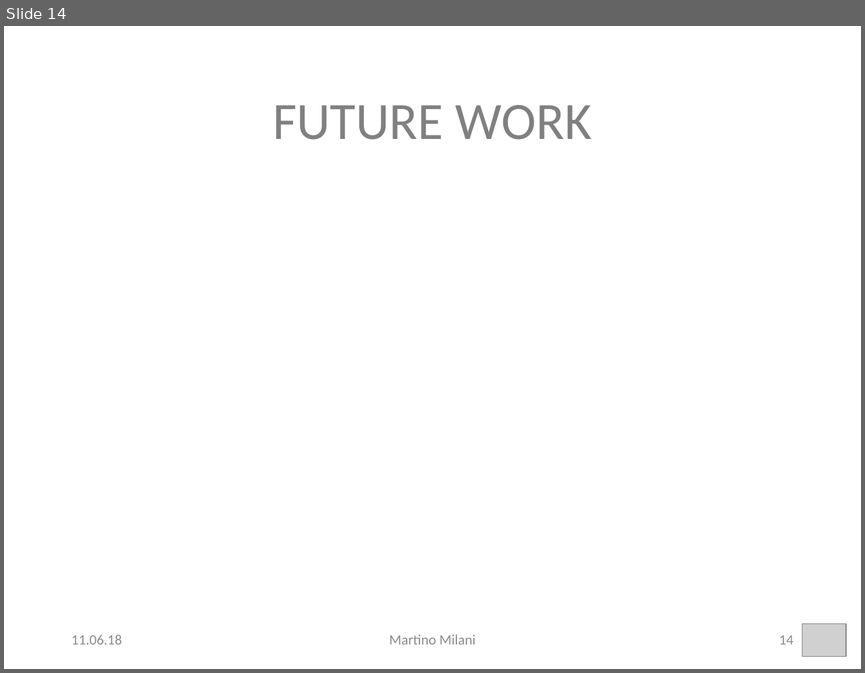
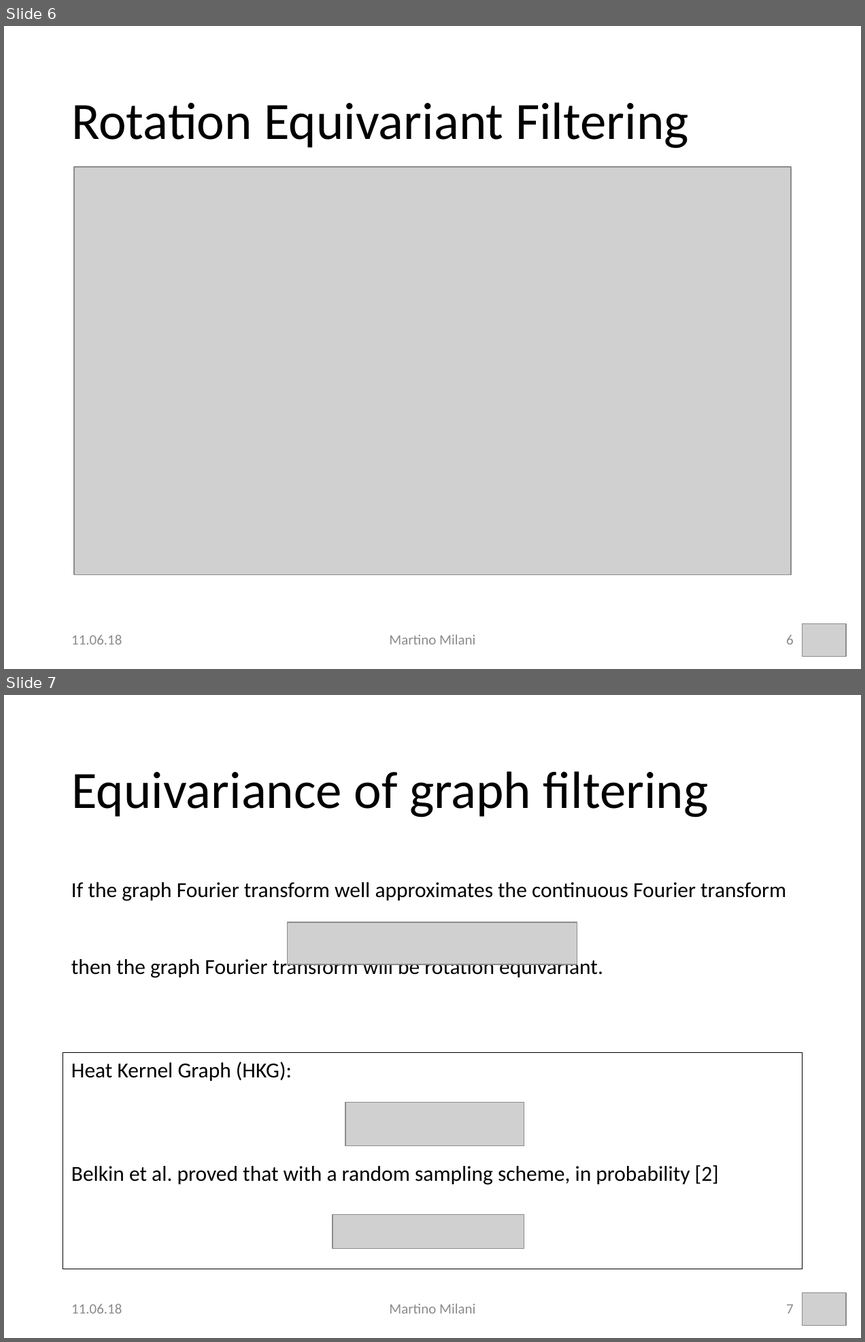
Before and after one commit to MartMilani/PDM, a slide deck: presentation/milani.pptx. Shown one above the other, each under a label of ours: slide 14 before the commit, slides 6 and 7 after it. The pictures are 865x673 and 865x1342 pixels, drawn with LibreOffice and Linux fonts; fonts in the diff are those of the drawing; grey boxes stand for pictures; background and template pictures are left out. Boxes give left, top, right and bottom in pixels: in the first picture for what was removed or moved away, otherwise in the second. Text is boxed around its words. In the diff, an @@ line names an element or a change of style, - is before the commit and + after.

```diff
--- a/presentation/milani.pptx
+++ b/presentation/milani.pptx
@@ slide 7 added at [4,695,861,1338], background #FFFFFF @@
@@ title added at [71,771,708,817], 44 pt, text #000000 @@
+Equivariance of graph filtering
@@ text added at [71,882,786,979], 18 pt, text #000000 @@
+If the graph Fourier transform well approximates the continuous Fourier transform
+then the graph Fourier transform will be rotation equivariant.
@@ picture added at [288,922,577,964] @@
@@ rectangle added at [63,1052,802,1268], outline #000000 0.75 pt, 18 pt, text #000000 @@
+Heat Kernel Graph (HKG):
+Belkin et al. proved that with a random sampling scheme, in probability [2]
@@ picture added at [345,1102,524,1146] @@
@@ picture added at [332,1215,524,1248] @@
@@ text added at [71,1304,122,1313], 12 pt, text #8C8C8C @@
+11.06.18
@@ text added at [389,1303,475,1313], 12 pt, text #8C8C8C @@
+Martino Milani
@@ page number added at [786,1304,793,1313], 12 pt, text #8C8C8C @@
+7
@@ picture added at [802,1292,845,1325] @@
@@ what was slide 14 is now slide 6 @@
@@ slide 6 changed as well @@
@@ title at [71,102,689,148]: text changed; text colour #808080 to #000000 @@
-FUTURE WORK
+Rotation Equivariant Filtering
@@ picture added at [74,167,791,574] @@
@@ page number at [786,635,793,644]: text changed @@
-14
+6
```
Also in this commit, not shown: 9 other slides changed, 10 other slides added, 5 slides removed, 40 other files.
